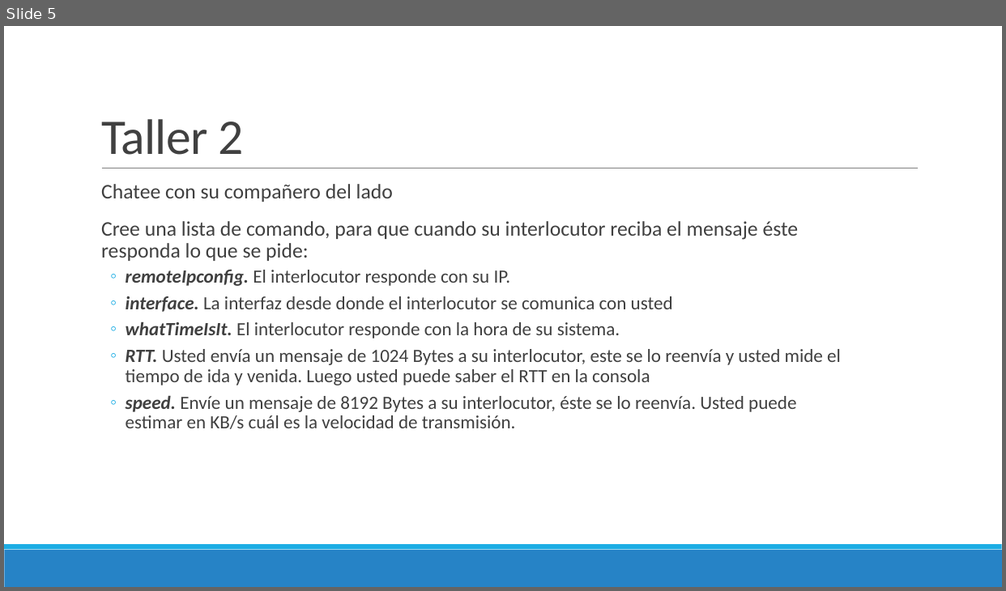
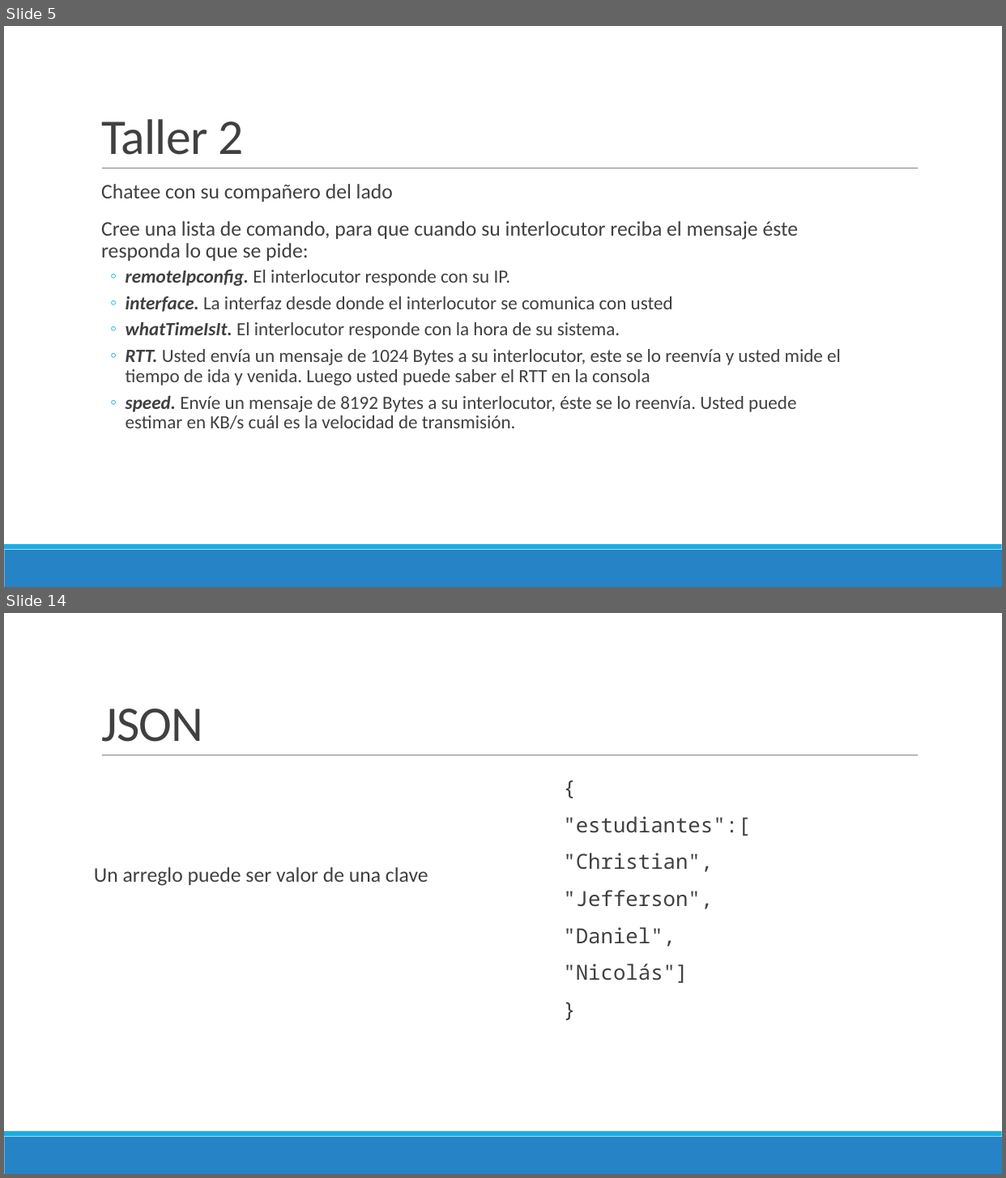
Before and after one commit to Domiciano/ProgramacionEnRed191, a slide deck: Semana 4/Presentación.pptx. Shown one above the other, each under a label of ours: slide 5 before the commit, slides 5 and 14 after it; the slides between them are not shown. The pictures are 1006x591 and 1006x1178 pixels, drawn with LibreOffice and Linux fonts; fonts in the diff are those of the drawing. Boxes give left, top, right and bottom in pixels: in the first picture for what was removed or moved away, otherwise in the second. Text is boxed around its words. In the diff, an @@ line names an element or a change of style, - is before the commit and + after.

```diff
--- a/Semana 4/Presentación.pptx
+++ b/Semana 4/Presentación.pptx
@@ slide 14 added at bbox=[4, 613, 1002, 1174], background #FFFFFF; not listed: 3 template elements that a slide beside it also shows @@
@@ title added at bbox=[101, 709, 204, 742], 48 pt, text #404040 @@
+JSON
@@ text added at bbox=[563, 816, 750, 983], 20 pt, text #404040 @@
+  {
+  "estudiantes":[
+  "Christian",
+  "Jefferson",
+  "Daniel",
+  "Nicolás"]
+  }
@@ text added at bbox=[94, 867, 428, 886], 20 pt, text #404040 @@
+Un arreglo puede ser valor de una clave
```
Also in this commit, not shown: 10 other slides added, 2 other files.
